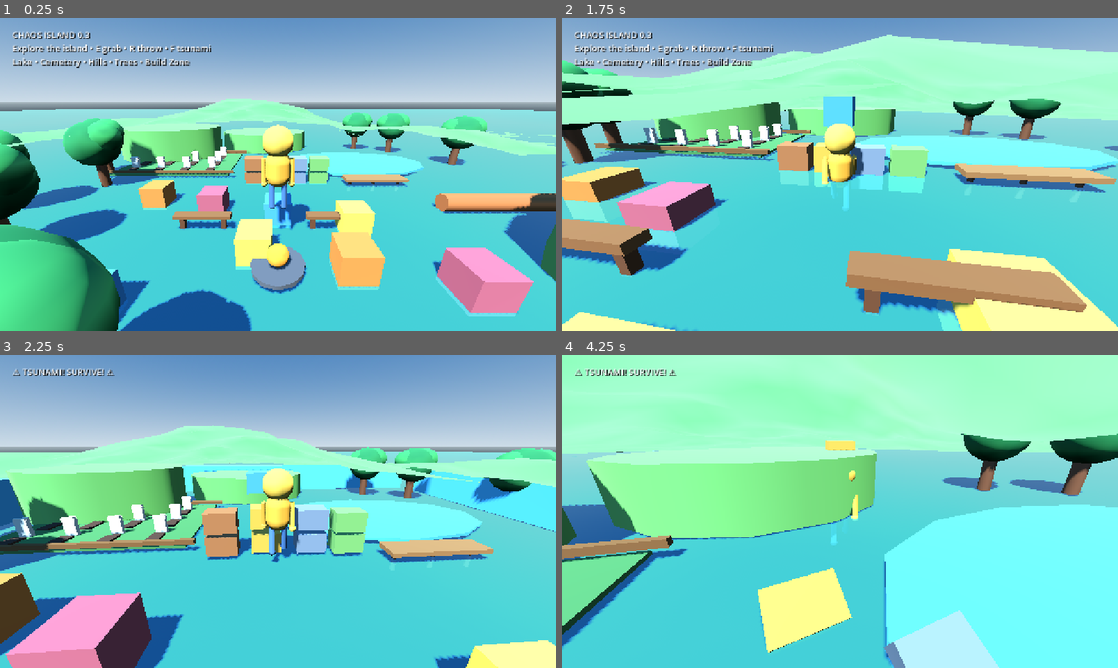
Above: before the commit, frames 1-4 (two rows, left to right).
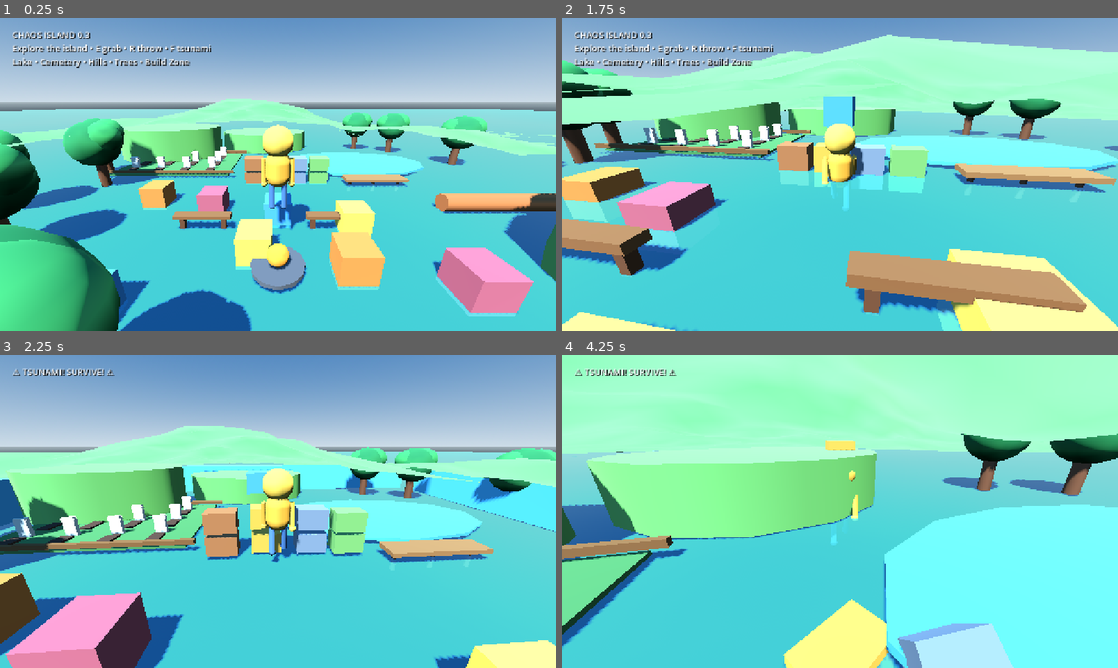
Above: after the commit, the same moments.

Repository: manojoffl-git/chaos-island-build
Game: Godot game, scene res://scenes/Main.tscn
Same seed, same stepped clock (60 frames per second), same inputs: the game is played once before the commit and once after it.
Inputs (mouse positions are in pixels of both pictures, inside the frame that each line leads up to):
- Up to frame 1 (0.25 s): no input
- Up to frame 2 (1.75 s): tap Enter at 0.5 s; move the mouse to (867, 174) at 0.52 s; hold W (move_forward) from 0.53 s (still down); tap E (grab) at 0.6 s; click (867, 174) at 0.67 s; tap Space (jump) at 0.77, 1.52 s; move the mouse to (812, 174) at 1.27 s; tap R (throw) at 1.35 s
- Up to frame 3 (2.25 s): keep holding W (move_forward); move the mouse to (289, 505) at 2.02 s; tap F at 2.1 s
- Up to frame 4 (4.25 s): keep holding W (move_forward); move the mouse to (834, 517) at 2.77 s; tap E (grab) at 2.85 s; click (834, 517) at 2.92 s; tap Space (jump) at 3.02, 3.77 s; move the mouse to (878, 514) at 3.52 s; tap R (throw) at 3.6 s

Frame 1 is identical in both runs. In frame 2, less than 0.1% of the frame differs, in the area x 0-100%, y 6-99%; in frame 3, less than 0.1%; in frame 4, 6.8%, in the area x 0-100%, y 26-100%.

Commit message:
Fix terrain generation timing and make generator sole terrain owner

Diff:
--- a/scripts/island_generator.gd
+++ b/scripts/island_generator.gd
@@ -21,35 +21,34 @@
 var detail_noise: FastNoiseLite
 
 func _ready() -> void:
-    # Main.gd also builds the prototype scene during its _ready(). Defer generation
-    # until the scene tree is ready so add_child()/free() are not called while a
-    # parent is still busy initializing its children.
-    call_deferred("_generate_deferred")
-
-func _generate_deferred() -> void:
+    # Wait a full frame. Main.gd builds the rest of the prototype in its _ready(),
+    # so this guarantees the scene tree is no longer busy before we create/free nodes.
+    call_deferred("_generate_after_frame")
+
+func _generate_after_frame() -> void:
+    await get_tree().process_frame
     if is_inside_tree():
         generate(get_parent())
 
 func generate(parent: Node3D) -> void:
     chunks.clear()
 
-    # Remove previous generated terrain if this is regenerated/reloaded.
     var old_terrain: Node = parent.get_node_or_null("TerrainChunks")
     if old_terrain != null:
-        old_terrain.free()
+        old_terrain.queue_free()
     var old_ocean: Node = parent.get_node_or_null("Ocean")
     if old_ocean != null:
-        old_ocean.free()
+        old_ocean.queue_free()
     var old_coast: Node = parent.get_node_or_null("CoastDetails")
     if old_coast != null:
-        old_coast.free()
-
-    # Remove the old prototype island geometry/collision. The chunk system owns
-    # terrain collision from this point onward.
+        old_coast.queue_free()
+
+    # IslandGenerator is now the sole owner of the island terrain. Main.gd no longer
+    # creates the old 44x44 terrain, preventing duplicate geometry and collision.
     var legacy_island: Node = parent.get_node_or_null("Island")
     if legacy_island != null:
         for child in legacy_island.get_children():
-            child.free()
+            child.queue_free()
 
     terrain_material = make_material(Color("#5f9b55"), 0.92)
     water_material = make_water_material()
